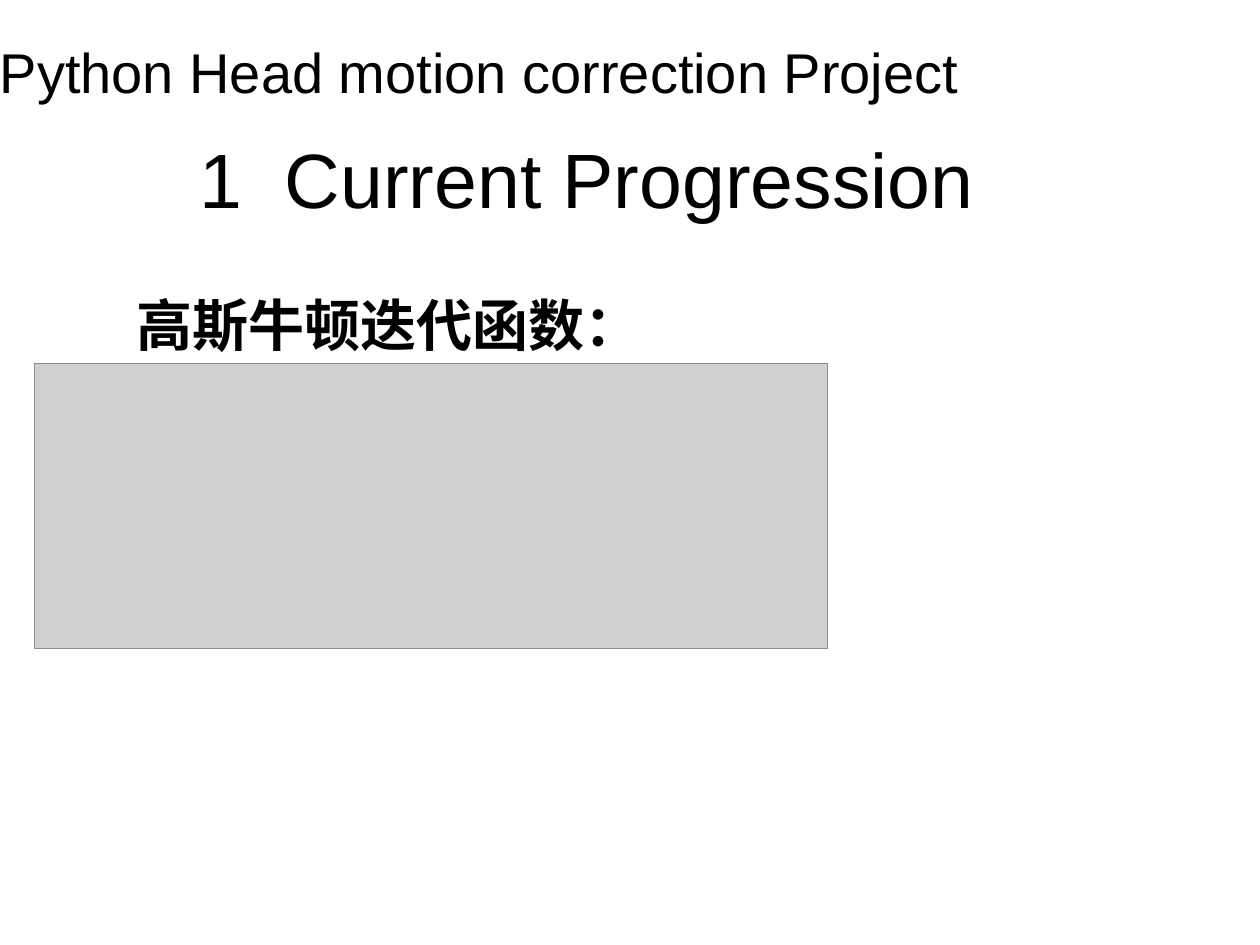
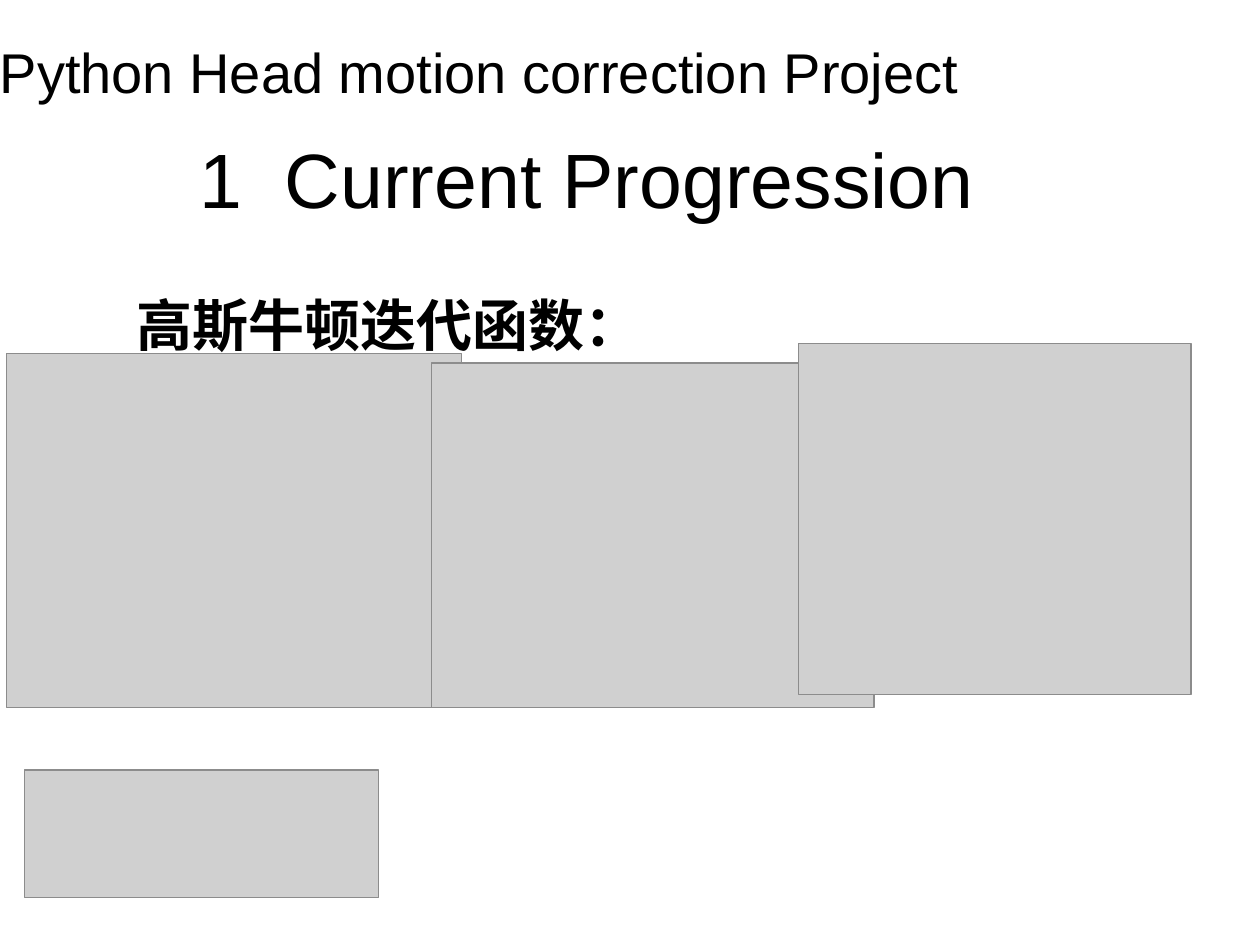
Before and after one commit to get-jiang/head-motion-correction-realign, a slide deck: slide 8 of 期中PPT.pptx. Drawn at 1260x945 pixels with LibreOffice and Linux fonts; fonts in the diff are those of the drawing; grey boxes stand for pictures; background and template pictures are left out. Boxes give left, top, right and bottom in pixels: in the first picture for what was removed or moved away, otherwise in the second. Text is boxed around its words. In the diff, an @@ line names an element or a change of style, - is before the commit and + after.

```diff
--- a/期中PPT.pptx
+++ b/期中PPT.pptx
@@ picture added at (x1=6, y1=353, x2=461, y2=707) @@
@@ picture added at (x1=799, y1=344, x2=1191, y2=696) @@
@@ picture added at (x1=431, y1=363, x2=873, y2=707) @@
@@ picture resized from (x1=35, y1=363, x2=828, y2=648) to (x1=25, y1=770, x2=379, y2=897) @@
```
Also in this commit, not shown: 3 other slides changed, 1 slide removed.
